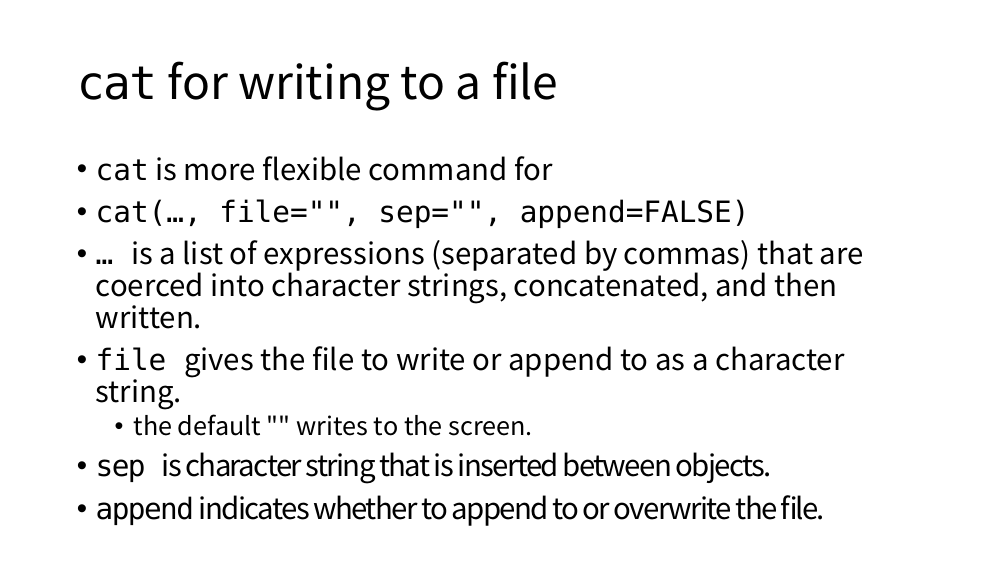
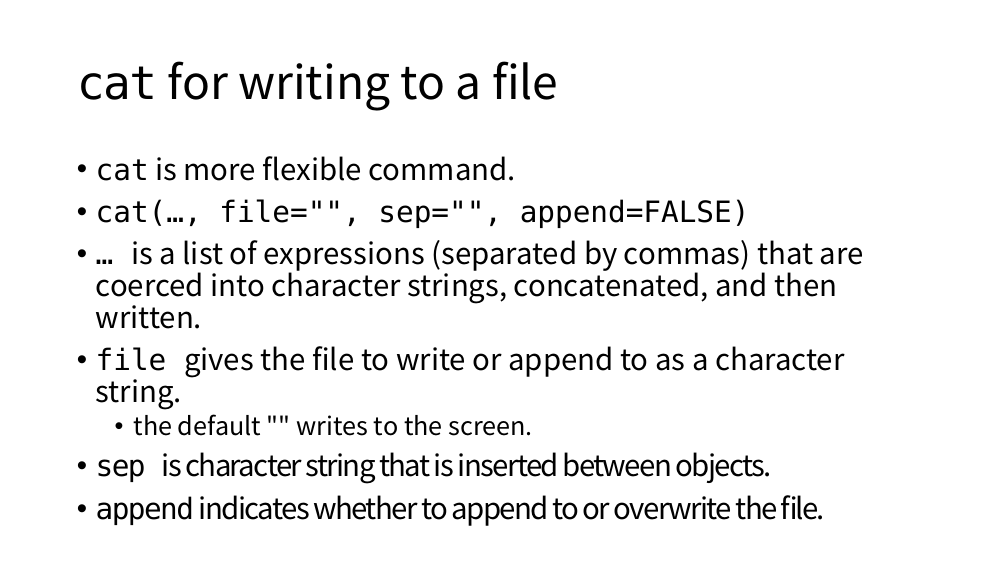
Before and after one commit to ksublee/SSuR, a slide deck: slide 11 of ppt/3.Input and Output.pptx. Drawn at 1008x567 pixels with LibreOffice and Linux fonts; fonts in the diff are those of the drawing. Boxes give left, top, right and bottom in pixels: in the first picture for what was removed or moved away, otherwise in the second. Text is boxed around its words. In the diff, an @@ line names an element or a change of style, - is before the commit and + after.

Commit message:
update

```diff
--- a/ppt/3.Input and Output.pptx
+++ b/ppt/3.Input and Output.pptx
@@ text at bbox=[96, 156, 516, 181]: text changed @@
-• cat is more flexible command for
+• cat is more flexible command.
```
